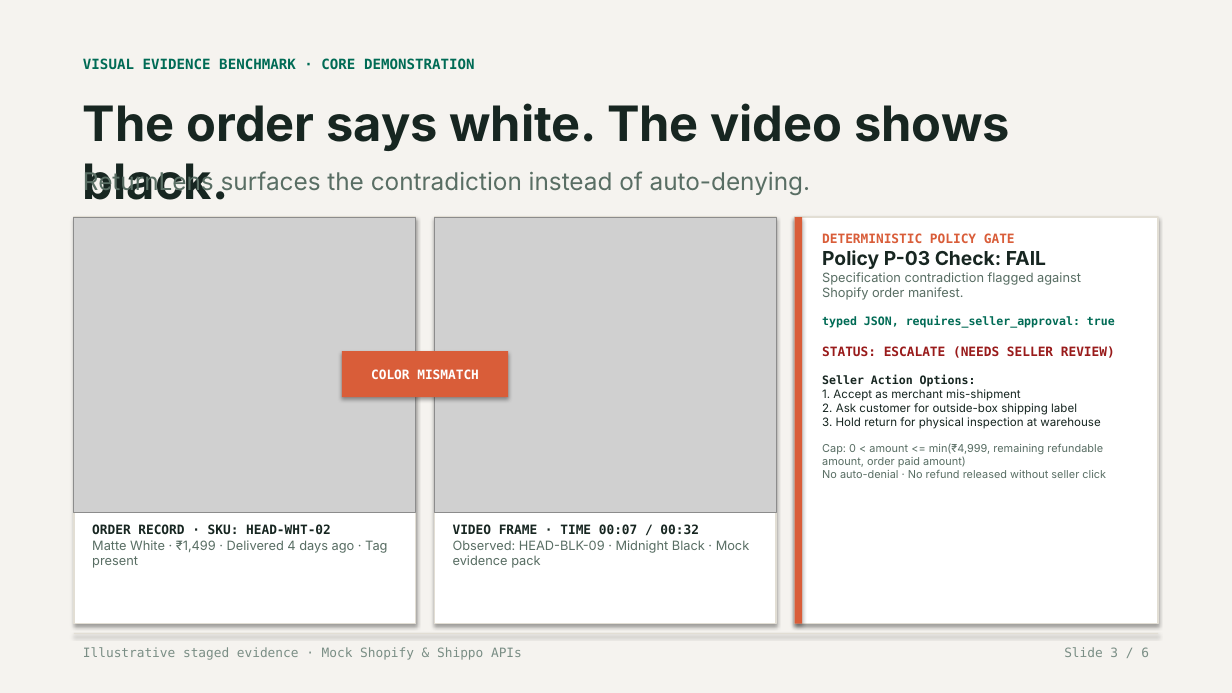
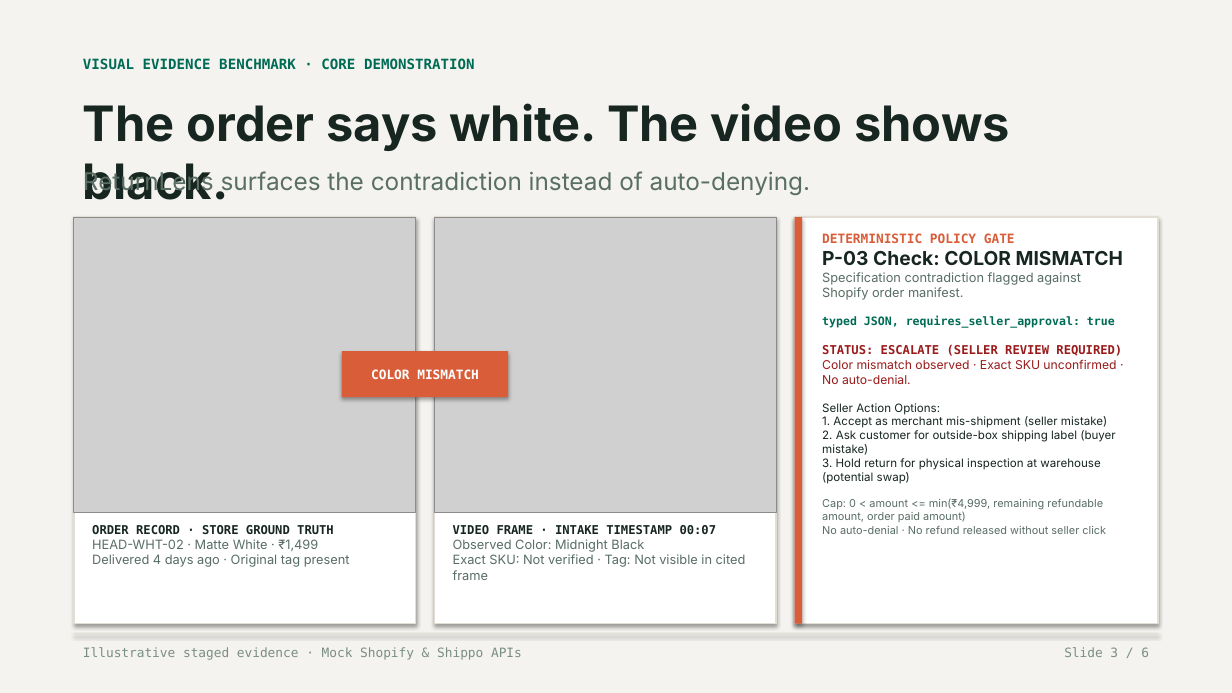
Before and after one commit to lenamkhanhh/hack4hack, a slide deck: slide 3 of ReturnLens_v4.pptx. Drawn at 1232x693 pixels with LibreOffice and Linux fonts; fonts in the diff are those of the drawing; grey boxes stand for pictures. Boxes give left, top, right and bottom in pixels: in the first picture for what was removed or moved away, otherwise in the second. Text is boxed around its words. In the diff, an @@ line names an element or a change of style, - is before the commit and + after.

```diff
--- a/ReturnLens_v4.pptx
+++ b/ReturnLens_v4.pptx
@@ text at box(822, 251, 1123, 265): text changed @@
-Policy P-03 Check: FAIL
+P-03 Check: COLOR MISMATCH
@@ text at box(822, 345, 1122, 484): text changed @@
-STATUS: ESCALATE (NEEDS SELLER REVIEW)
-Seller Action Options:
-1. Accept as merchant mis-shipment
-2. Ask customer for outside-box shipping label
-3. Hold return for physical inspection at warehouse
+STATUS: ESCALATE (SELLER REVIEW REQUIRED)
+Color mismatch observed · Exact SKU unconfirmed · No auto-denial.
+Seller Action Options:
+1. Accept as merchant mis-shipment (seller mistake)
+2. Ask customer for outside-box shipping label (buyer mistake)
+3. Hold return for physical inspection at warehouse (potential swap)
@@ text at box(92, 525, 350, 567): text changed @@
-ORDER RECORD · SKU: HEAD-WHT-02
-Matte White · ₹1,499 · Delivered 4 days ago · Tag present
+ORDER RECORD · STORE GROUND TRUTH
+HEAD-WHT-02 · Matte White · ₹1,499
+Delivered 4 days ago · Original tag present
@@ text at box(453, 525, 746, 580): text changed @@
-VIDEO FRAME · TIME 00:07 / 00:32
-Observed: HEAD-BLK-09 · Midnight Black · Mock evidence pack
+VIDEO FRAME · INTAKE TIMESTAMP 00:07
+Observed Color: Midnight Black
+Exact SKU: Not verified · Tag: Not visible in cited frame
```
Also in this commit, not shown: 5 other slides changed, 19 other files.
